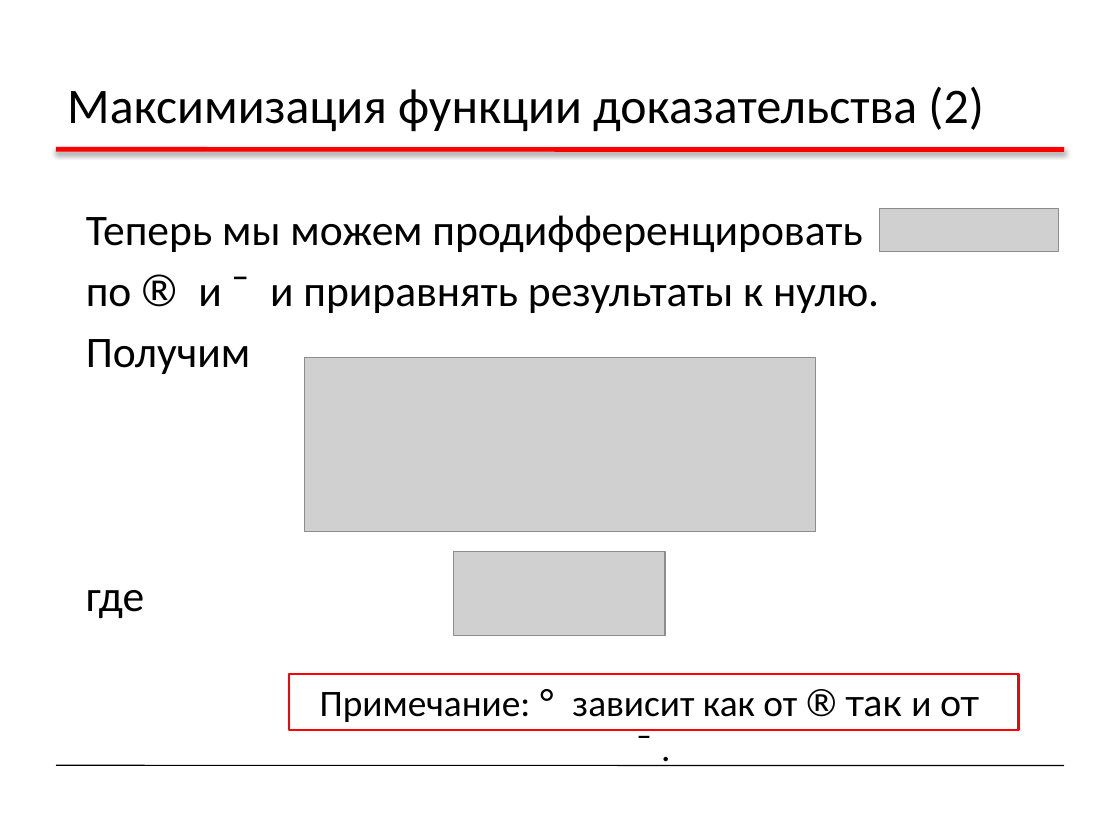
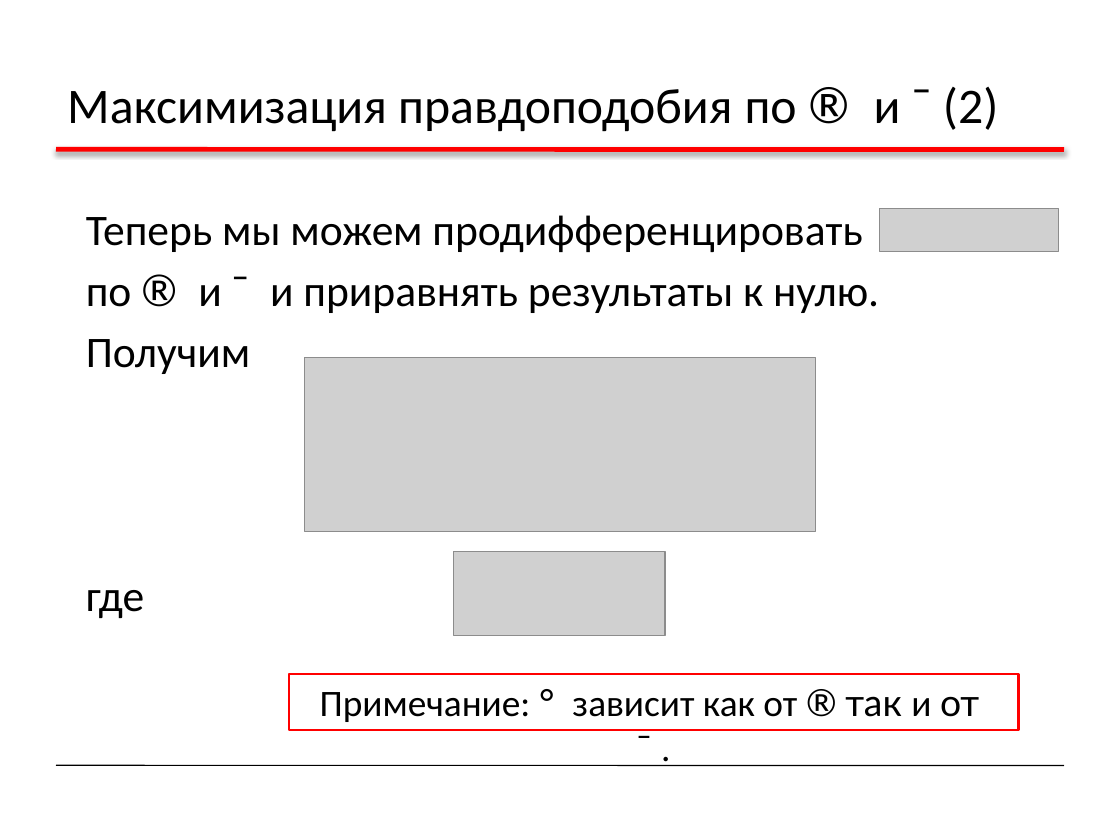
Before and after one commit to sudakov/ai-lab, a slide deck: slide 50 of ML2.pptx (slide 52 before the commit). Drawn at 1120x840 pixels with LibreOffice and Linux fonts; fonts in the diff are those of the drawing; grey boxes stand for pictures. Boxes give left, top, right and bottom in pixels: in the first picture for what was removed or moved away, otherwise in the second. Text is boxed around its words. In the diff, an @@ line names an element or a change of style, - is before the commit and + after.

```diff
--- a/ML2.pptx
+++ b/ML2.pptx
@@ title at (67, 87, 998, 132): text changed @@
-Максимизация функции доказательства (2)
+Максимизация правдоподобия по ® и ¯ (2)
```
Also in this commit, not shown: 11 other slides changed, 5 slides removed, 5 other files.
